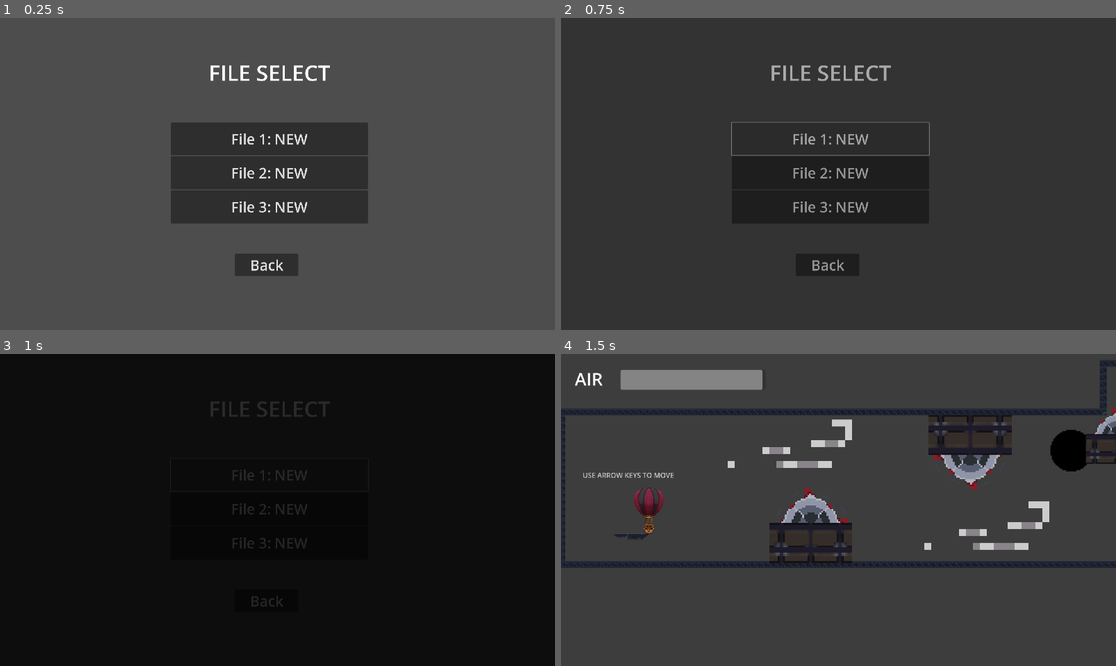
Above: before the commit, frames 1-4 (two rows, left to right).
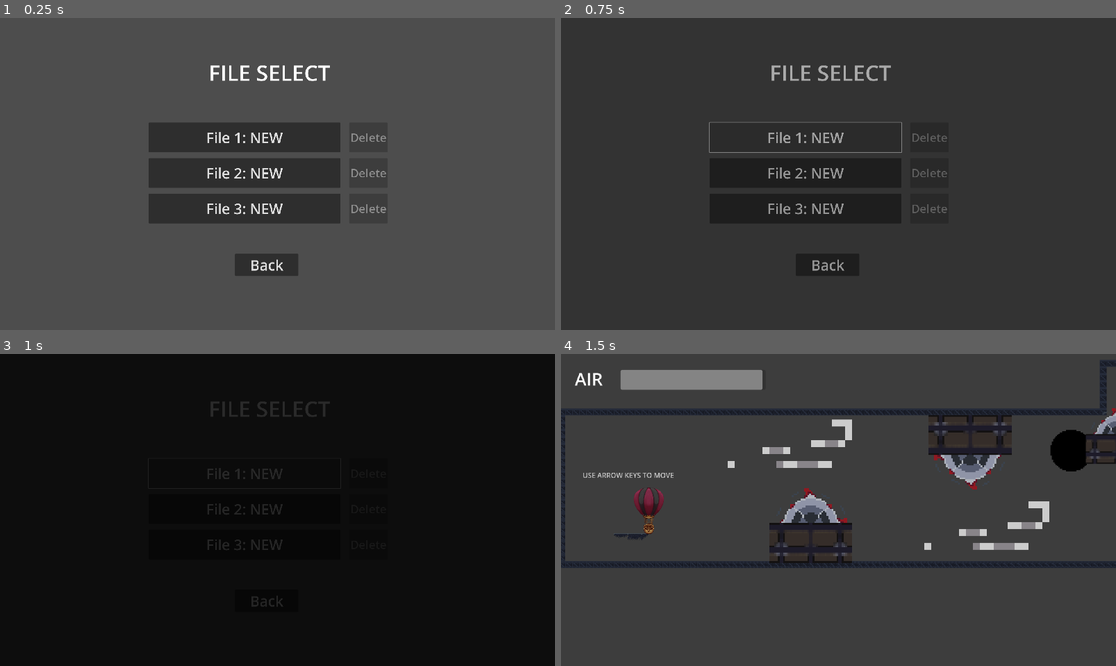
Above: after the commit, the same moments.

Repository: dylana62/balloon-game
Game: Godot game, scene res://scenes/file_select.tscn
The game is run twice, just before and just after one commit, with the same random seed, the same clock (stepped at 60 frames per second) and the same inputs. This scene is started directly instead of the project's main scene.
Inputs:
- Up to frame 1 (0.25 s): no input
- Up to frame 2 (0.75 s): click "File 1: NEW" at 0.5 s
- Up to frame 3 (1 s): no input
- Up to frame 4 (1.5 s): hold Right (right) from 1.28 s (still down); hold Shift (dash) from 1.28 s (still down)

The runs differ from the first frame. In frame 1, 3.7% of the frame differs, in the area x 26-70%, y 33-66%; in frame 2, 1.3%; in frame 3, 0.7%; in frame 4, nothing differs.

Commit message:
Added delete buttons for each save file

Diff:
--- a/scenes/file_select.tscn
+++ b/scenes/file_select.tscn
@@ -13,19 +13,28 @@
 
 [node name="MarginContainer" type="MarginContainer" parent="."]
 layout_mode = 0
-offset_left = 591.0
+offset_left = 514.0
 offset_top = 362.0
-offset_right = 1273.0
+offset_right = 1341.0
 offset_bottom = 711.0
 
-[node name="VBoxContainer" type="VBoxContainer" parent="MarginContainer"]
+[node name="VBoxContainer" type="GridContainer" parent="MarginContainer"]
 layout_mode = 2
+theme_override_constants/h_separation = 30
+theme_override_constants/v_separation = 20
+columns = 2
 
 [node name="File 1" type="Button" parent="MarginContainer/VBoxContainer"]
 layout_mode = 2
+size_flags_horizontal = 3
 size_flags_vertical = 3
 theme_override_font_sizes/font_size = 50
 text = "File 1: NEW"
+
+[node name="Delete 1" type="Button" parent="MarginContainer/VBoxContainer"]
+layout_mode = 2
+theme_override_font_sizes/font_size = 40
+text = "Delete"
 
 [node name="File 2" type="Button" parent="MarginContainer/VBoxContainer"]
 layout_mode = 2
@@ -33,11 +42,21 @@
 theme_override_font_sizes/font_size = 50
 text = "File 2: NEW"
 
+[node name="Delete 2" type="Button" parent="MarginContainer/VBoxContainer"]
+layout_mode = 2
+theme_override_font_sizes/font_size = 40
+text = "Delete"
+
 [node name="File 3" type="Button" parent="MarginContainer/VBoxContainer"]
 layout_mode = 2
 size_flags_vertical = 3
 theme_override_font_sizes/font_size = 50
 text = "File 3: NEW"
+
+[node name="Delete 3" type="Button" parent="MarginContainer/VBoxContainer"]
+layout_mode = 2
+theme_override_font_sizes/font_size = 40
+text = "Delete"
 
 [node name="Label" type="Label" parent="."]
 layout_mode = 0
@@ -58,6 +77,9 @@
 text = "Back"
 
 [connection signal="pressed" from="MarginContainer/VBoxContainer/File 1" to="." method="_on_file_1_pressed"]
+[connection signal="pressed" from="MarginContainer/VBoxContainer/Delete 1" to="." method="_on_delete_1_pressed"]
 [connection signal="pressed" from="MarginContainer/VBoxContainer/File 2" to="." method="_on_file_2_pressed"]
+[connection signal="pressed" from="MarginContainer/VBoxContainer/Delete 2" to="." method="_on_delete_2_pressed"]
 [connection signal="pressed" from="MarginContainer/VBoxContainer/File 3" to="." method="_on_file_3_pressed"]
+[connection signal="pressed" from="MarginContainer/VBoxContainer/Delete 3" to="." method="_on_delete_3_pressed"]
 [connection signal="pressed" from="Back" to="." method="_on_back_pressed"]
--- a/scripts/file_select.gd
+++ b/scripts/file_select.gd
@@ -1,8 +1,12 @@
 extends Control
 
-@onready var button1: Button = $"MarginContainer/VBoxContainer/File 1"
-@onready var button2: Button = $"MarginContainer/VBoxContainer/File 2"
-@onready var button3: Button = $"MarginContainer/VBoxContainer/File 3"
+@onready var file1: Button = $"MarginContainer/VBoxContainer/File 1"
+@onready var file2: Button = $"MarginContainer/VBoxContainer/File 2"
+@onready var file3: Button = $"MarginContainer/VBoxContainer/File 3"
+
+@onready var delete1: Button = $"MarginContainer/VBoxContainer/Delete 1"
+@onready var delete2: Button = $"MarginContainer/VBoxContainer/Delete 2"
+@onready var delete3: Button = $"MarginContainer/VBoxContainer/Delete 3"
 
 @onready var save1: SaveData
 @onready var save2: SaveData
@@ -13,17 +17,32 @@
 	save2 = load("user://save2.tres") as SaveData
 	save3 = load("user://save3.tres") as SaveData
 
-	# Button 1 text
+	refresh_buttons()
+
+func refresh_buttons():
+	# Refresh save 1
 	if save1 != null:
-		button1.text = "Level " + str(save1.level) + ", Deaths: " + str(save1.deaths)
+		file1.text = "Level " + str(save1.level) + ", Deaths: " + str(save1.deaths)
+		delete1.disabled = false
+	else:
+		file1.text = "File 1: NEW"
+		delete1.disabled = true
 
-	# Button 2 text
+	# Refresh save 2
 	if save2 != null:
-		button2.text = "Level " + str(save2.level) + ", Deaths: " + str(save2.deaths)
+		file2.text = "Level " + str(save2.level) + ", Deaths: " + str(save2.deaths)
+		delete2.disabled = false
+	else:
+		file2.text = "File 2: NEW"
+		delete2.disabled = true
 
-	# Button 3 text
+	# Refresh save 3
 	if save3 != null:
-		button3.text = "Level " + str(save3.level) + ", Deaths: " + str(save3.deaths)
+		file3.text = "Level " + str(save3.level) + ", Deaths: " + str(save3.deaths)
+		delete3.disabled = false
+	else:
+		file3.text = "File 3: NEW"
+		delete3.disabled = true
 
 func _on_file_1_pressed() -> void:
 	Global.load_game(1)
@@ -34,5 +53,20 @@
 func _on_file_3_pressed() -> void:
 	Global.load_game(3)
 
+func _on_delete_1_pressed() -> void:
+	Global.delete_game(1)
+	save1 = null
+	refresh_buttons()
+
+func _on_delete_2_pressed() -> void:
+	Global.delete_game(2)
+	save2 = null
+	refresh_buttons()
+
+func _on_delete_3_pressed() -> void:
+	Global.delete_game(3)
+	save3 = null
+	refresh_buttons()
+
 func _on_back_pressed() -> void:
 	get_tree().change_scene_to_file("res://scenes/main_menu.tscn")
--- a/scripts/global.gd
+++ b/scripts/global.gd
@@ -37,9 +37,9 @@
 
 	ResourceSaver.save(save_data, "user://save" + str(file_num) + ".tres")
 
-func load_game(num):
-	var save_data: SaveData = load("user://save" + str(num) + ".tres") as SaveData
-	file_num = num
+func load_game(save_id):
+	var save_data: SaveData = load("user://save" + str(save_id) + ".tres") as SaveData
+	file_num = save_id
 
 	if save_data != null:
 		floor = save_data.floor
@@ -53,3 +53,6 @@
 	TransitionScreen.transition()
 	await TransitionScreen.on_transition_finished
 	get_tree().change_scene_to_file("res://scenes/game" + str(level) + ".tscn")
+
+func delete_game(save_id):
+	DirAccess.remove_absolute("user://save" + str(save_id) + ".tres")
